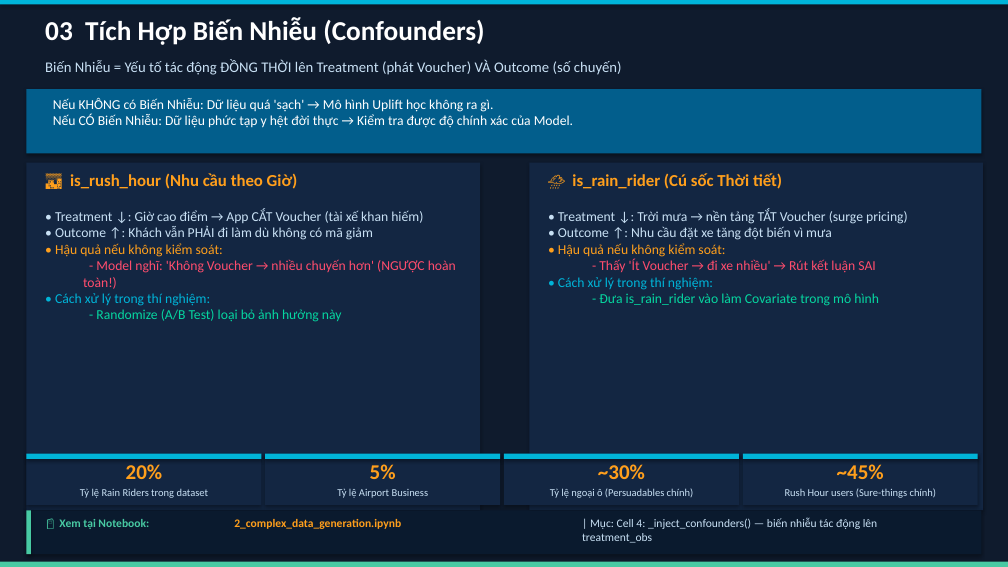
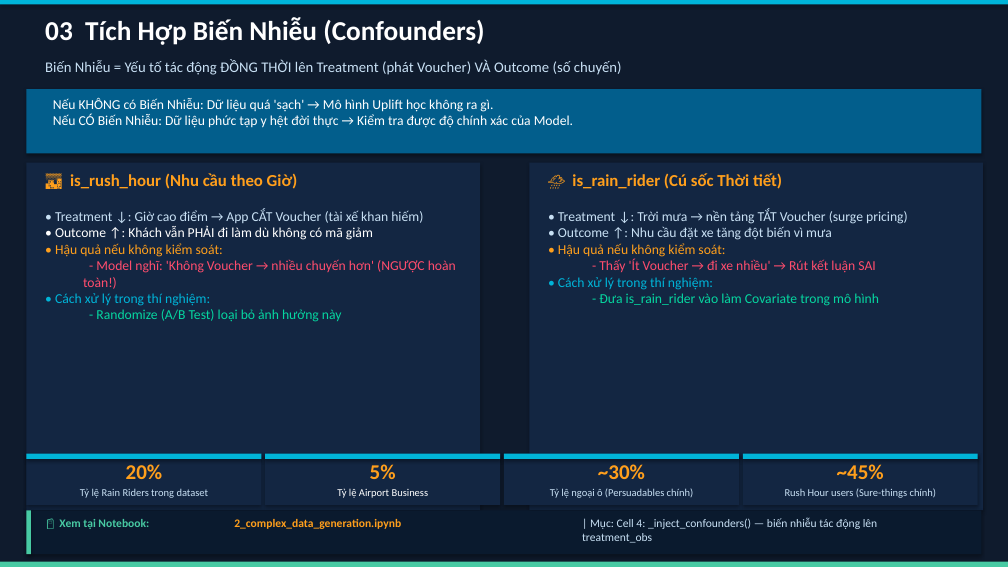
Before and after one commit to thaibuivan/GSM-promotion-experimentation, a slide deck: slide 4 of docs/Week2_Synthetic_Data_Deck.pptx. Drawn at 1008x567 pixels with LibreOffice and Linux fonts; fonts in the diff are those of the drawing. Boxes give left, top, right and bottom in pixels: in the first picture for what was removed or moved away, otherwise in the second. Text is boxed around its words. In the diff, an @@ line names an element or a change of style, - is before the commit and + after.

Commit message:
Fix text color of persona names at the bottom of Week 2 PPTX slide

```diff
--- a/docs/Week2_Synthetic_Data_Deck.pptx
+++ b/docs/Week2_Synthetic_Data_Deck.pptx
@@ text at (x1=55, y1=226, x2=373, y2=240): text colour #C8E0F4 to #FFFFFF in "• Outcome ↑: Khách vẫn PHẢI đi ..." @@
@@ text "Tỷ lệ Airport Business" at (x1=337, y1=488, x2=429, y2=498): text colour #C8E0F4 to #FFFFFF @@
```
